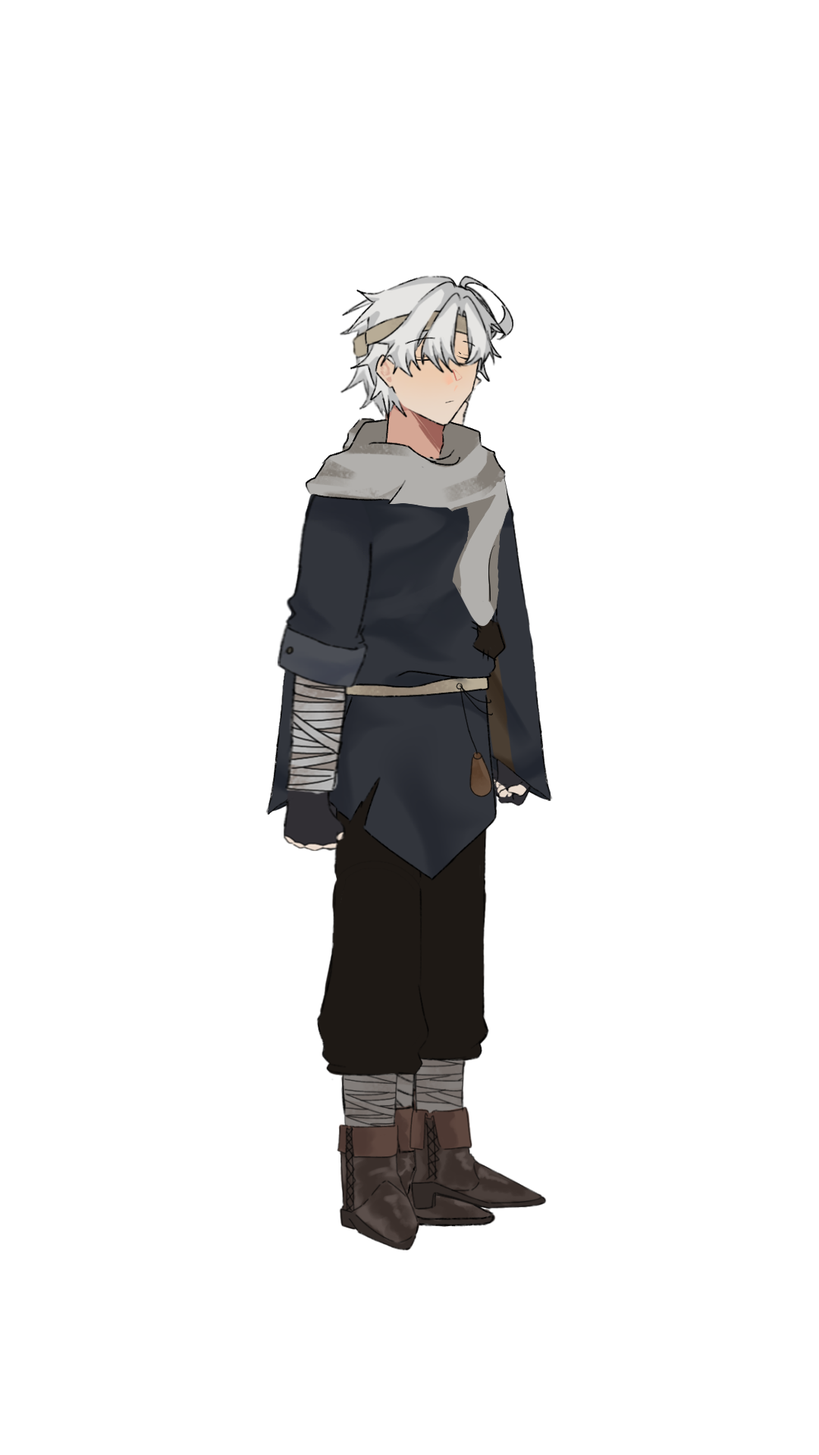
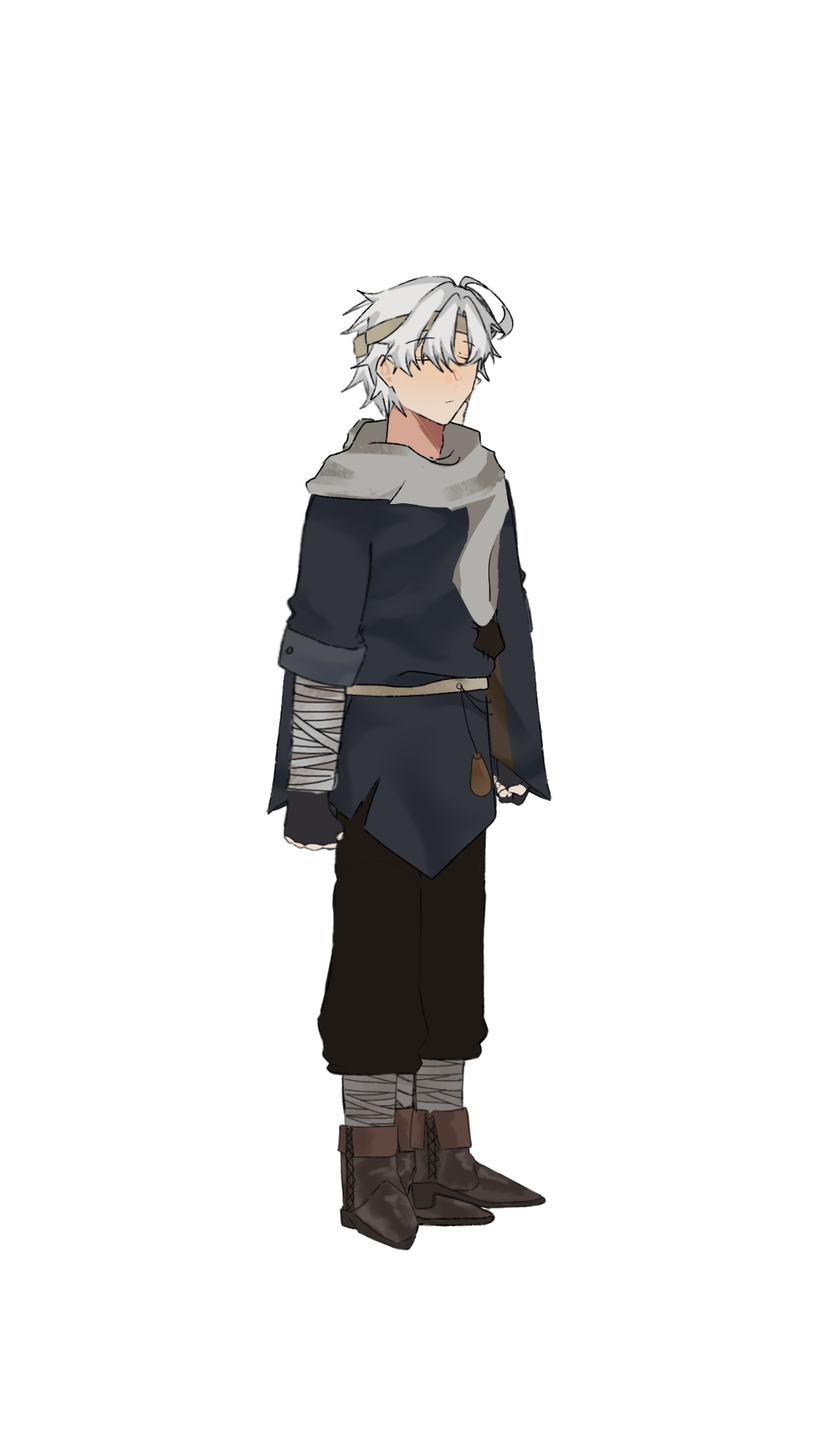
Layered file, before and after one edit (819px x 1455px). Changes by layer:
added layer "lower inner body (o_right)" in group "aquila_oblique_right" over [349, 689, 492, 780]
painted on "right upper arm (o_left)" over [503, 477, 533, 635]
painted on "right hand (o_left)" over [490, 748, 530, 798]
painted on "right lower arm (o_left)" over [485, 689, 492, 751]
